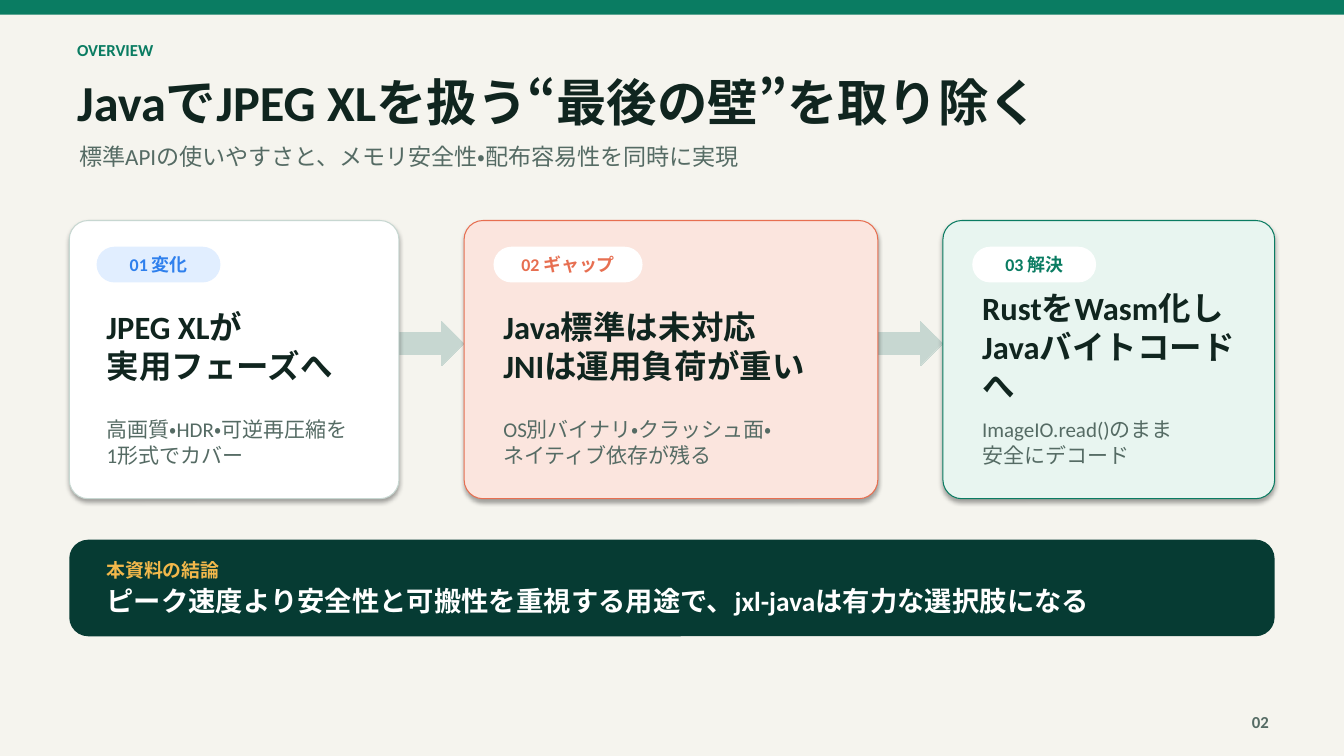
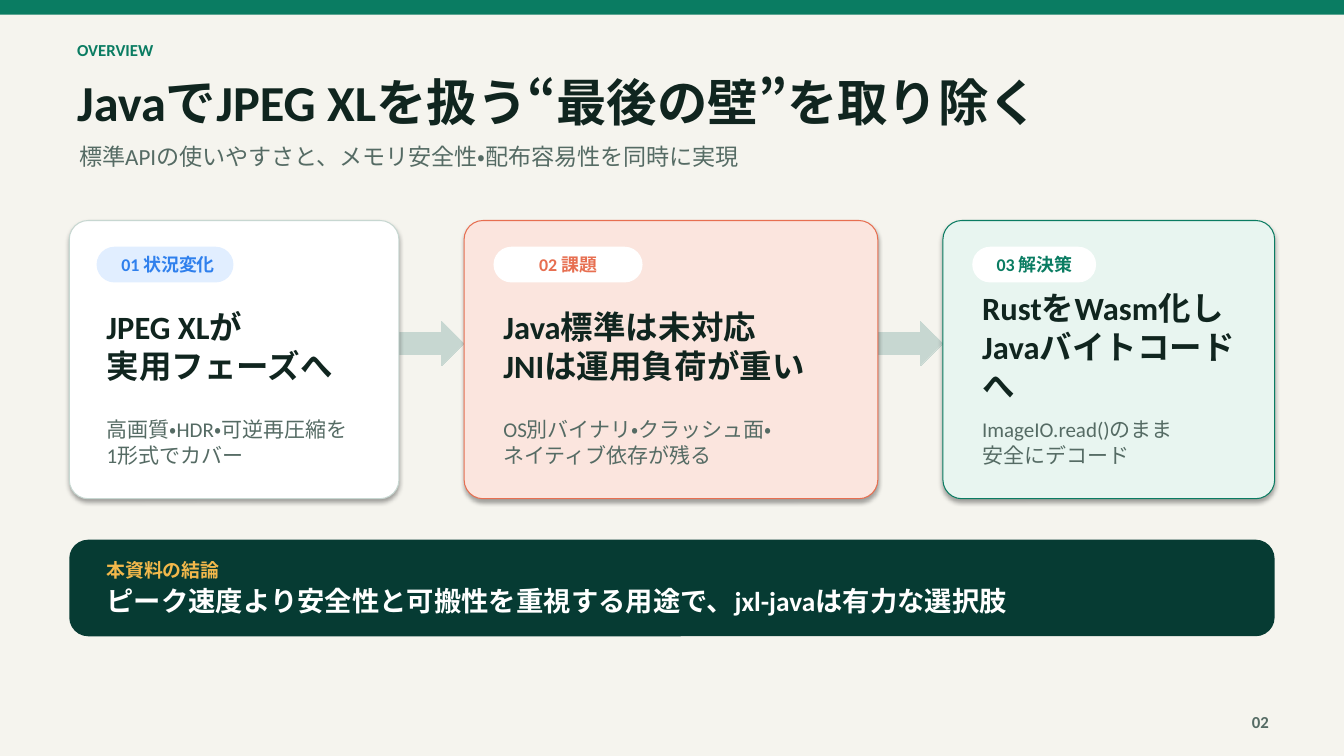
Before and after one commit to nttr-tech/jxl-java, a slide deck: slide 2 of doc/ja/introduction.pptx. Drawn at 1344x756 pixels with LibreOffice and Linux fonts; fonts in the diff are those of the drawing. Boxes give left, top, right and bottom in pixels: in the first picture for what was removed or moved away, otherwise in the second. Text is boxed around its words. In the diff, an @@ line names an element or a change of style, - is before the commit and + after.

```diff
--- a/doc/ja/introduction.pptx
+++ b/doc/ja/introduction.pptx
@@ rounded rectangle: place and size @@
-rounded rectangle at (97,247,221,282)
+rounded rectangle at (97,247,234,282)
@@ text at (121,255,214,273): text changed @@
-01 変化
+01 状況変化
@@ text at (539,252,597,276): text changed @@
-02 ギャップ
+02 課題
@@ text at (997,255,1073,273): text changed @@
-03 解決
+03 解決策
@@ text at (107,587,1007,616): text changed @@
-ピーク速度より安全性と可搬性を重視する用途で、jxl-javaは有力な選択肢になる
+ピーク速度より安全性と可搬性を重視する用途で、jxl-javaは有力な選択肢
```
Also in this commit, not shown: 2 other slides changed, 1 other file.
